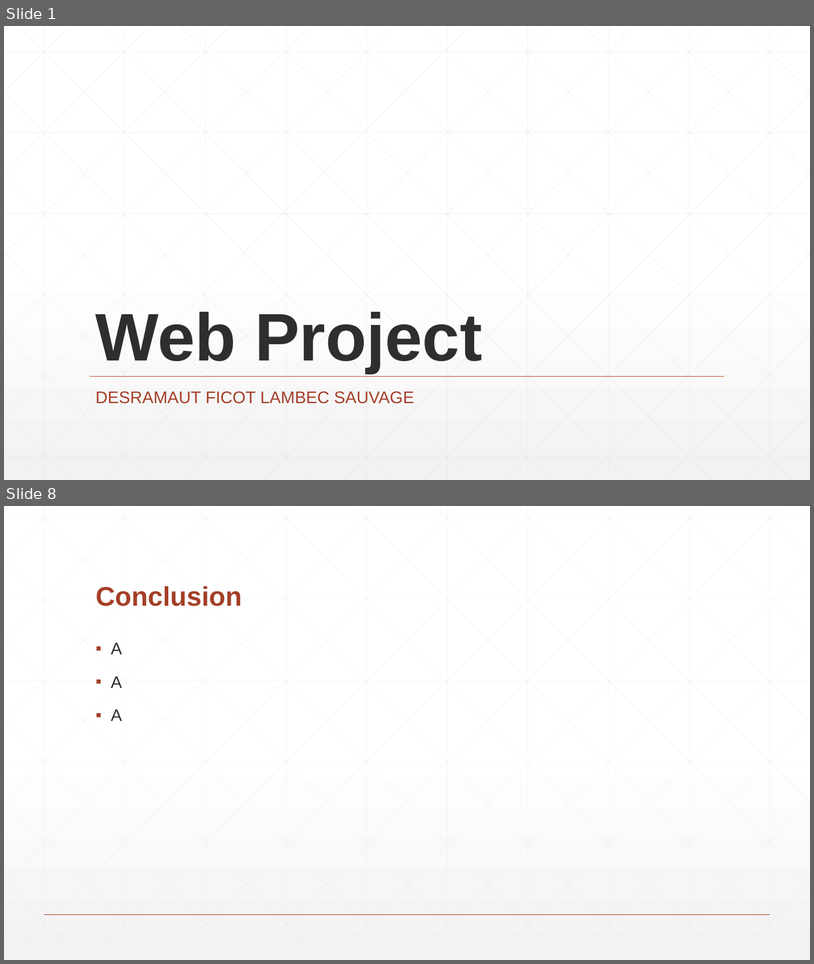
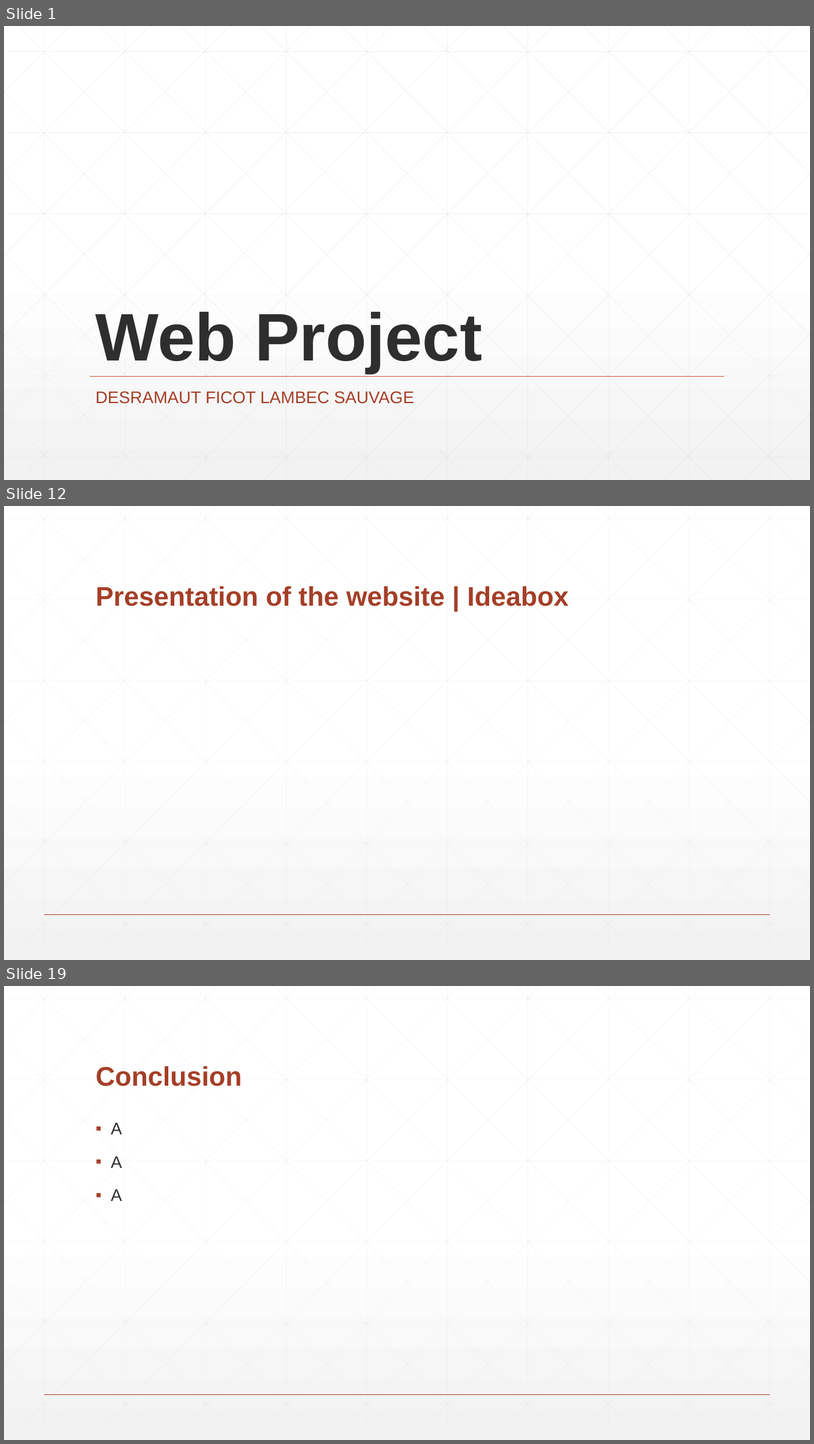
Before and after one commit to PaulFICOT/CESI_A2_Web_G2, a slide deck: Présentation/Web Project.pptx. Shown one above the other, each under a label of ours: slides 1 and 8 before the commit, slides 1, 12 and 19 after it; the slides between them are not shown. The pictures are 814x964 and 814x1444 pixels, drawn with LibreOffice and Linux fonts; fonts in the diff are those of the drawing. Boxes give left, top, right and bottom in pixels: in the first picture for what was removed or moved away, otherwise in the second. Text is boxed around its words. In the diff, an @@ line names an element or a change of style, - is before the commit and + after.

```diff
--- a/Présentation/Web Project.pptx
+++ b/Présentation/Web Project.pptx
@@ slide 12 added at box(4, 506, 810, 960), background gradient #FFFFFF to #F2F2F2; not listed: 47 template elements that a slide beside it also shows @@
@@ title added at box(96, 586, 569, 606), 32 pt, text #A43F27, bold @@
+Presentation of the website | Ideabox
@@ what was slide 8 is now slide 19 @@
```
Also in this commit, not shown: 4 slides changed, 10 other slides added, 4 other files.
